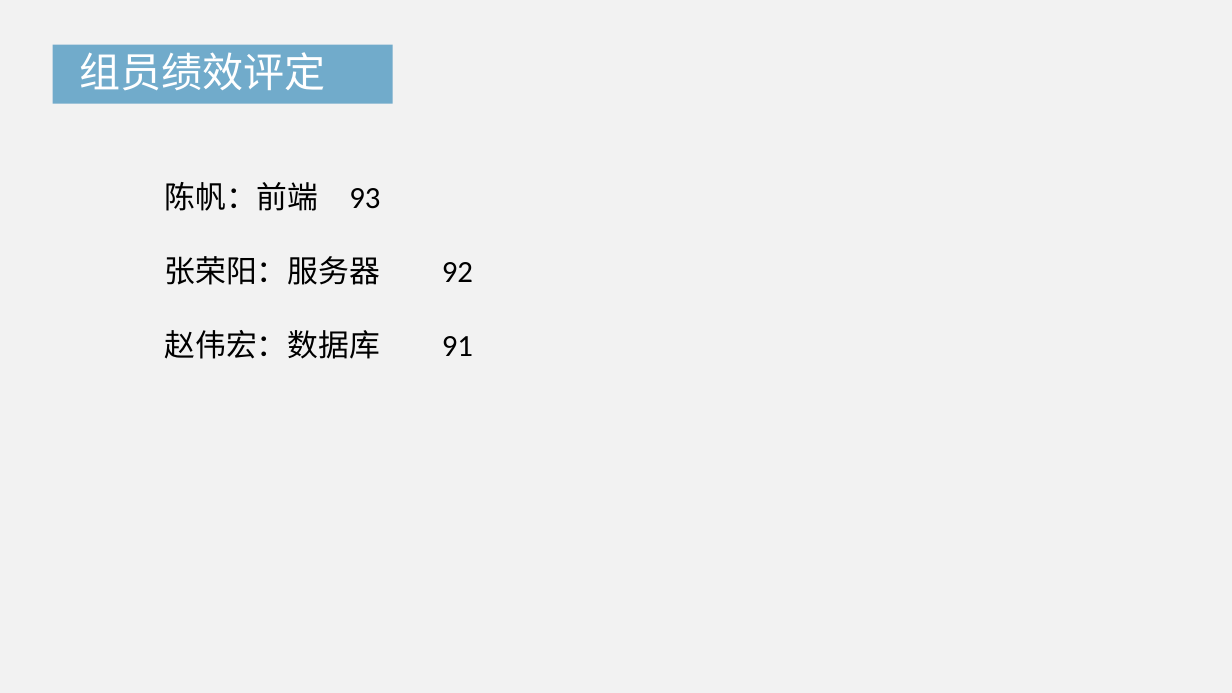
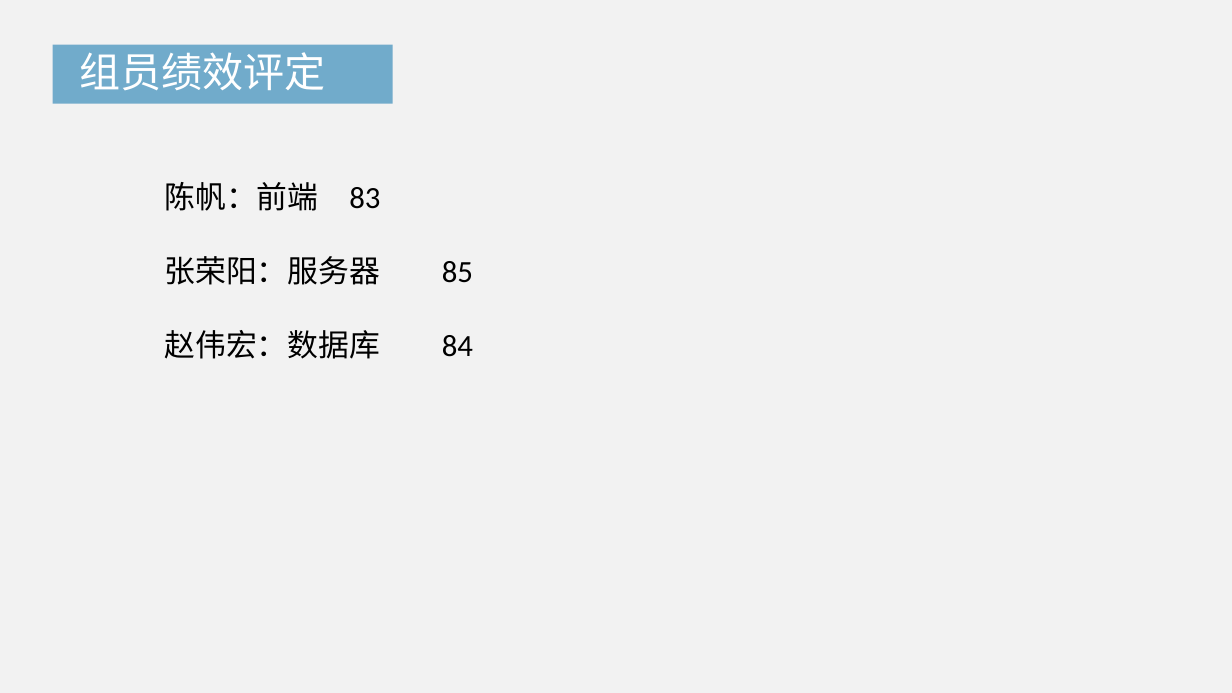
Before and after one commit to popopoi/Software-G07, a slide deck: slide 25 of SE2018春-G07/最终评审/SE2018春-G07.pptx. Drawn at 1232x693 pixels with LibreOffice and Linux fonts; fonts in the diff are those of the drawing. Boxes give left, top, right and bottom in pixels: in the first picture for what was removed or moved away, otherwise in the second. Text is boxed around its words. In the diff, an @@ line names an element or a change of style, - is before the commit and + after.

```diff
--- a/SE2018春-G07/最终评审/SE2018春-G07.pptx
+++ b/SE2018春-G07/最终评审/SE2018春-G07.pptx
@@ text at bbox=[165, 182, 473, 359]: text changed @@
-陈帆：前端 93
-张荣阳：服务器 92
-赵伟宏：数据库 91
+陈帆：前端 83
+张荣阳：服务器 85
+赵伟宏：数据库 84
```
Also in this commit, not shown: 52 other files.
